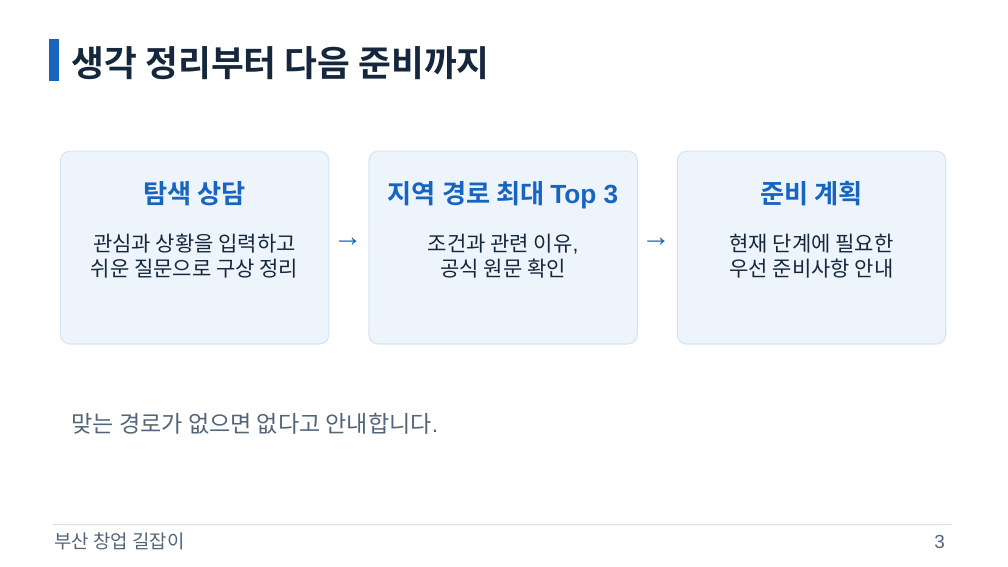
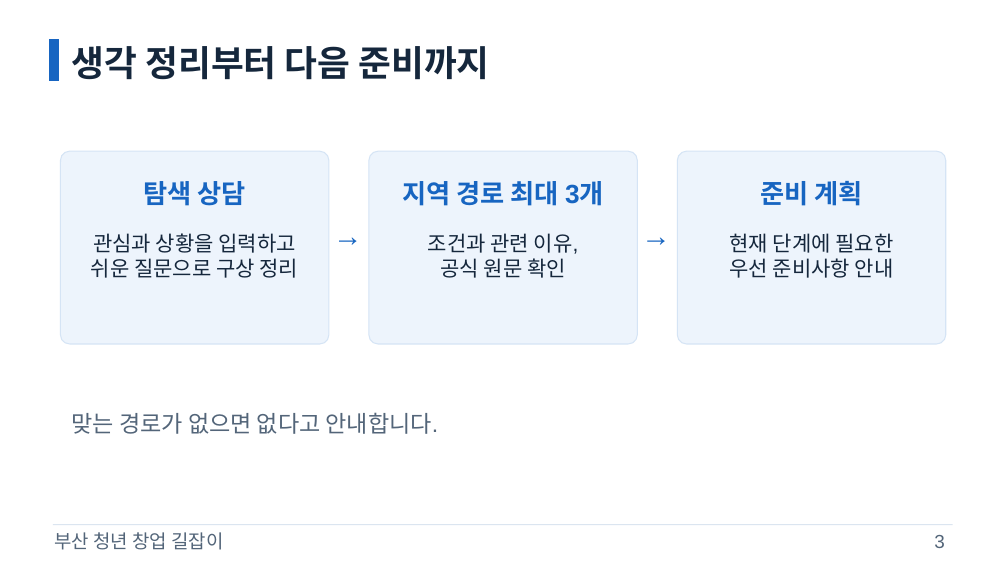
Before and after one commit to samsepi0l-1337/hackaton, a slide deck: slide 3 of docs/presentation/gil-pitch.pptx. Drawn at 1008x567 pixels with LibreOffice and Linux fonts; fonts in the diff are those of the drawing. Boxes give left, top, right and bottom in pixels: in the first picture for what was removed or moved away, otherwise in the second. Text is boxed around its words. In the diff, an @@ line names an element or a change of style, - is before the commit and + after.

```diff
--- a/docs/presentation/gil-pitch.pptx
+++ b/docs/presentation/gil-pitch.pptx
@@ text at [403, 181, 604, 206]: text changed @@
-지역 경로 최대 Top 3
+지역 경로 최대 3개
@@ text at [54, 532, 223, 550]: text changed @@
-부산 창업 길잡이
+부산 청년 창업 길잡이
```
Also in this commit, not shown: 4 other slides changed, 1 slide added, 1 slide removed, 4 other files.
